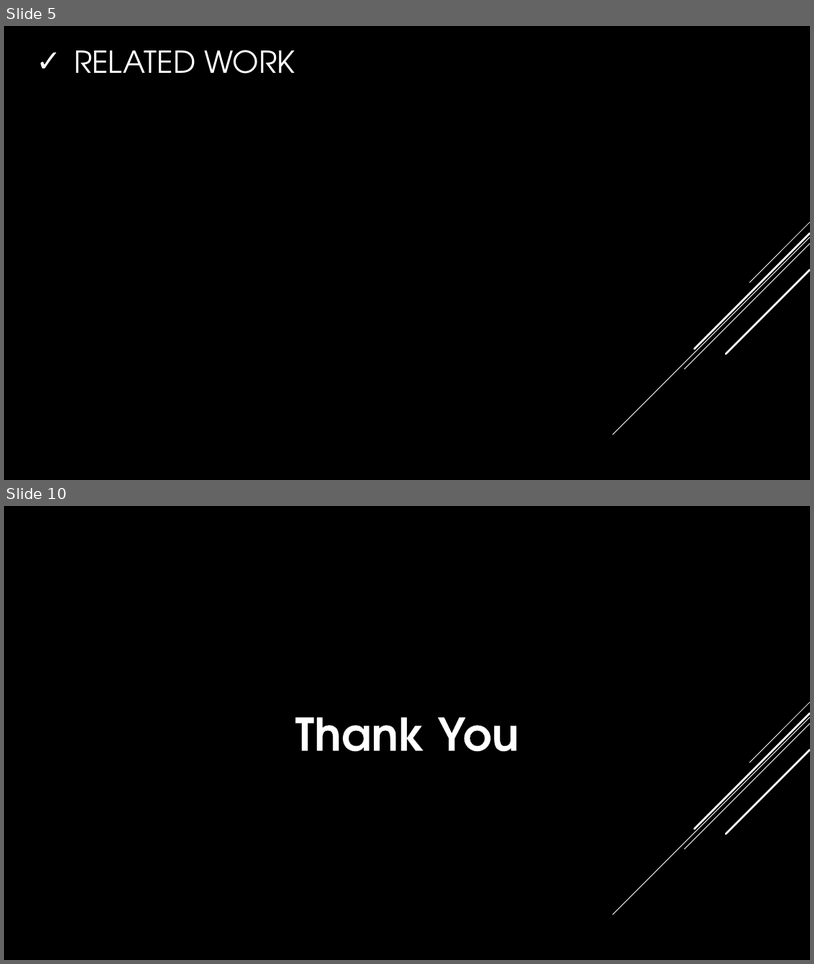
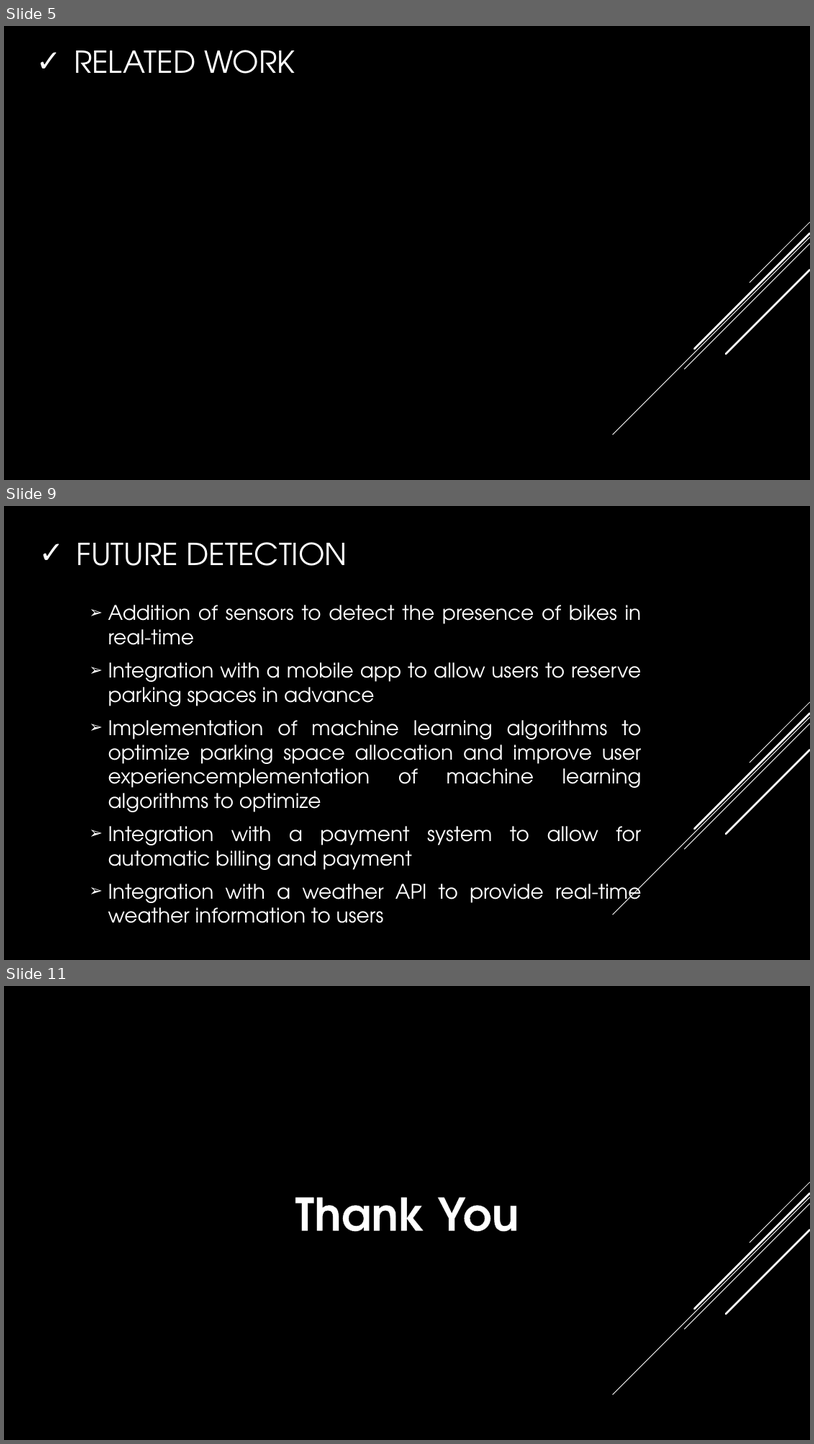
Before and after one commit to istyaque-ahammed/Technical-Writing-and-Presentation, a slide deck: Technical_Presentation.pptx. Shown one above the other, each under a label of ours: slides 5 and 10 before the commit, slides 5, 9 and 11 after it; the slides between them are not shown. The pictures are 814x964 and 814x1444 pixels, drawn with LibreOffice and Linux fonts; fonts in the diff are those of the drawing. Boxes give left, top, right and bottom in pixels: in the first picture for what was removed or moved away, otherwise in the second. Text is boxed around its words. In the diff, an @@ line names an element or a change of style, - is before the commit and + after.

```diff
--- a/Technical_Presentation.pptx
+++ b/Technical_Presentation.pptx
@@ slide 9 added at <box>4,506,810,960</box>, background #000000; not listed: 5 template elements that a slide beside it also shows @@
@@ title added at <box>77,542,347,566</box>, 36 pt, text #FFFFFF @@
+✓ FUTURE DETECTION
@@ text added at <box>108,605,642,923</box>, 24 pt, text #FFFFFF @@
+➢ Addition of sensors to detect the presence of bikes in real-time
+➢ Integration with a mobile app to allow users to reserve parking spaces in advanceI
+➢ Implementation of machine learning algorithms to optimize parking space allocation and improve user experiencemplementation of machine learning algorithms to optimize
+➢ Integration with a payment system to allow for automatic billing and payment
+➢ Integration with a weather API to provide real-time weather information to users
@@ what was slide 10 is now slide 11 @@
```
Also in this commit, not shown: 6 slides changed.
